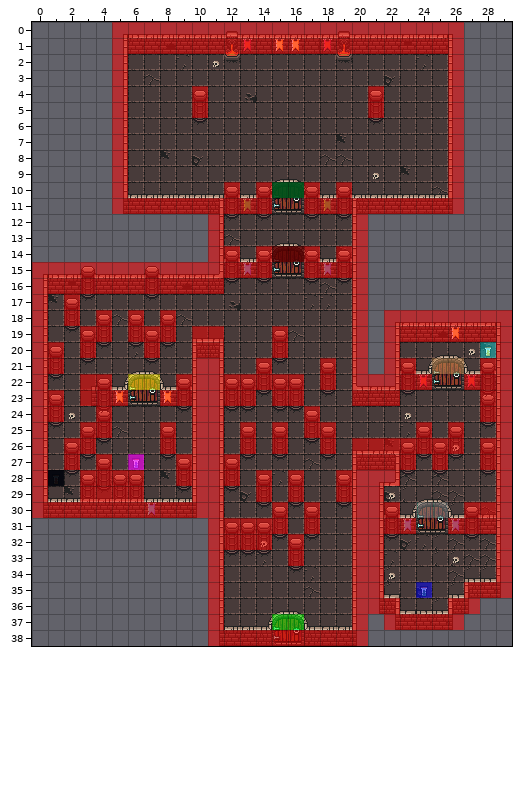
Two states of a Tiled map, Output/Assets/Maps/dungeonFinal.tmx. The picture above is the old version.
Cells are 16x16 px. Shown: x 0..29, y 0..38.
And afterwards:
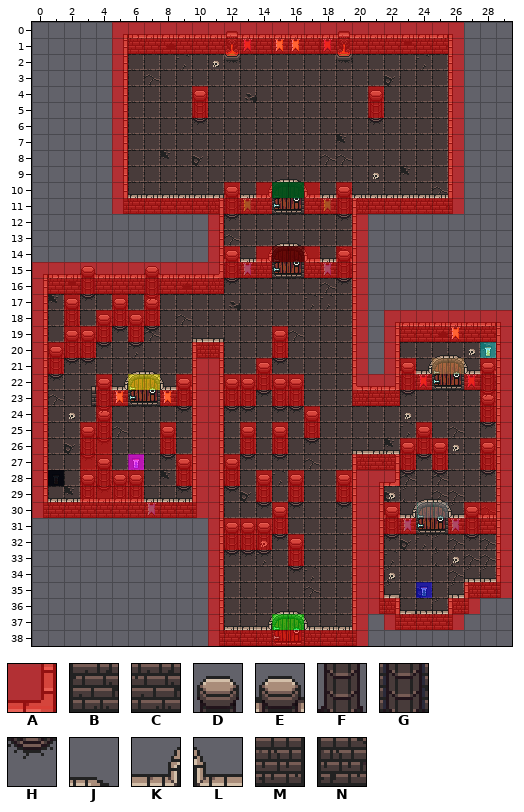
Key: from "colors": A 1; from "dungeon_tileset": B 33, C 34, D 165, E 166, F 197, G 198, H 229, J 419, K 449, L 452, M 481, N 484.
_ is an empty cell, . an unchanged one.
See-through tiles are keyed as they look on the map.
Log entry: final dungeon puzzle all puzles done
From old to new:
--- layer "columns"
@@ x 1..26 @@
-17 ...._._...................
-18 ...._._D..................
-19 .H.._.DF..................
-20 ._....FH..................
-21 ._....H..........D........
-22 .................F........
-23 D................H........
-24 F.........................
-25 H................D.......D
-26 .D...............F.......F
-27 .F...............H.......H
-28 .H........................
+17 ....D.D...................
+18 ....F.F_..................
+19 .D..H.H_..................
+20 .F....__..................
+21 .H...._.........._........
+22 ................._........
+23 _................_........
+24 _.........................
+25 _................_......._
+26 ._..............._......._
+27 ._..............._......._
+28 ._........................
@@ x 17..17 @@
-30 D
-31 F
-32 H
+30 _
+31 _
+32 _
--- layer "door_yellow_close"
@@ x 7..7 @@
-21 _
+21 J
--- layer "door_blue1_open"
@@ x 14..17 @@
-14 K..L
+14 _.._
--- layer "door_green_open"
@@ x 14..17 @@
-10 K..L
+10 _.._
--- layer "dungeon_walls"
@@ x 14..17 @@
-10 E..E
-11 G..G
-12 H..H
+10 K..L
+11 C..B
+12 _.._
@@ x 14..17 @@
-14 E..E
-15 G..G
-16 H..H
+14 K..L
+15 M..N
+16 _.._
--- layer "colliders"
@@ x 1..26 @@
-17 ...._._...................
-18 ...._._A..................
-19 ._....AA.AA...............
-20 ._....A...................
-21 .................A........
-22 ..A..............A........
-23 A.A.......................
-24 A.........................
-25 .................A.......A
-26 .A._.............A.AAA...A
-27 .A_.......................
+17 ....A.A...................
+18 ....A.A_..................
+19 .A....__.__...............
+20 .A...._...................
+21 ................._........
+22 .._.............._........
+23 _._.......................
+24 _.........................
+25 ................._......._
+26 ._.A............._.___..._
+27 ._A.......................
@@ x 17..17 @@
-30 A
-31 A
+30 _
+31 _
